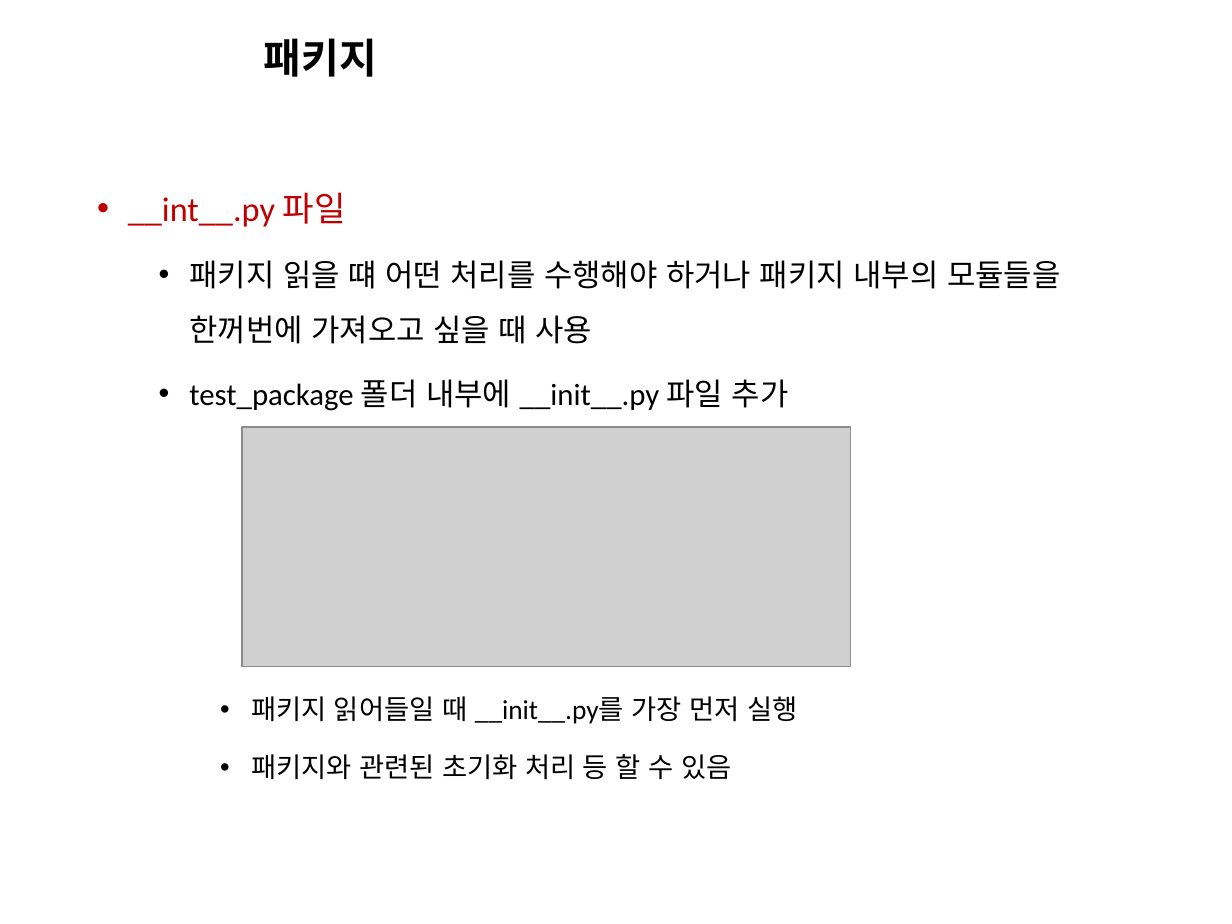
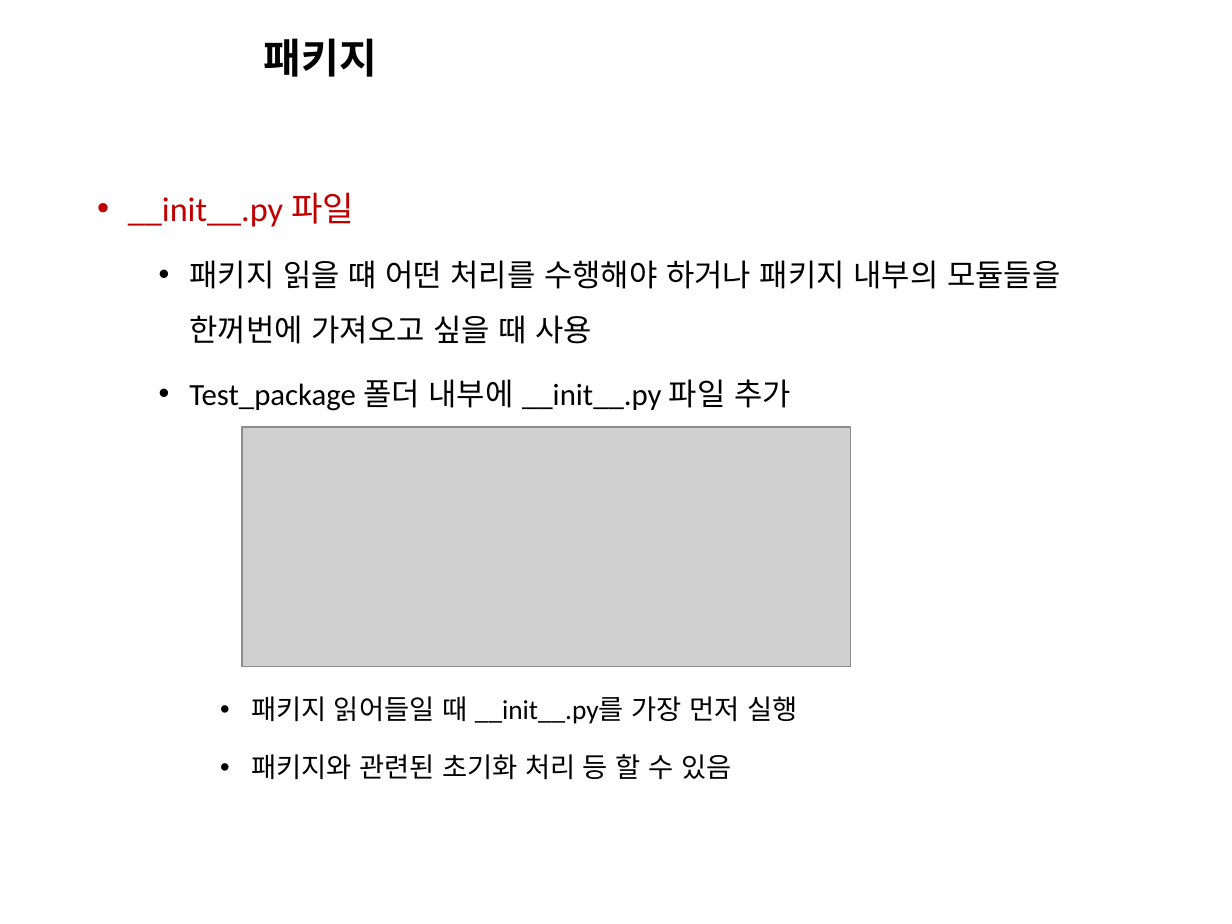
Before and after one commit to Hyun-Kim95/TIL, a slide deck: slide 18 of Python/혼공파이썬/혼공파이썬_07_03.pptx. Drawn at 1232x924 pixels with LibreOffice and Linux fonts; fonts in the diff are those of the drawing; grey boxes stand for pictures; background and template pictures are left out. Boxes give left, top, right and bottom in pixels: in the first picture for what was removed or moved away, otherwise in the second. Text is boxed around its words. In the diff, an @@ line names an element or a change of style, - is before the commit and + after.

```diff
--- a/Python/혼공파이썬/혼공파이썬_07_03.pptx
+++ b/Python/혼공파이썬/혼공파이썬_07_03.pptx
@@ text at <box>128,192,354,227</box>: text changed @@
-• __int__.py 파일
+• __init__.py 파일
@@ text at <box>189,379,791,411</box>: text changed @@
-  • test_package 폴더 내부에 __init__.py 파일 추가
+  • Test_package 폴더 내부에 __init__.py 파일 추가
```
Also in this commit, not shown: 9 other files.
